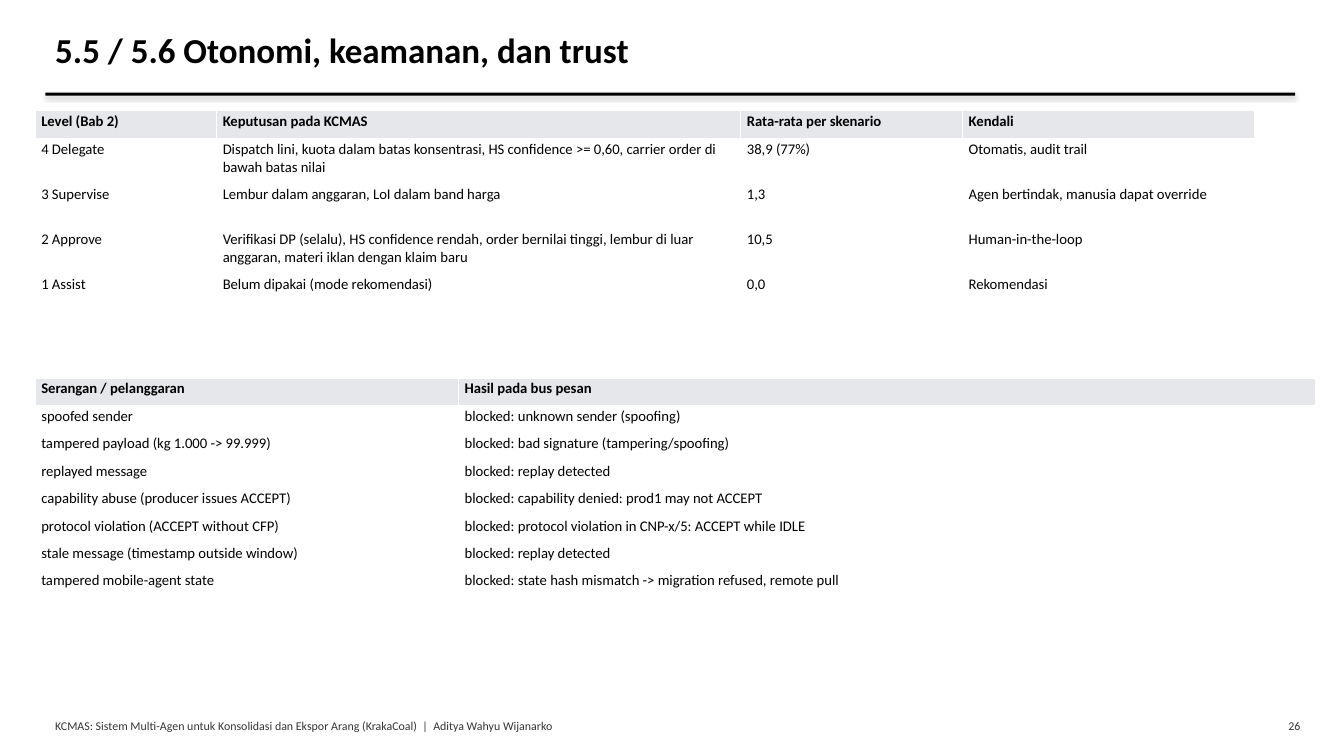
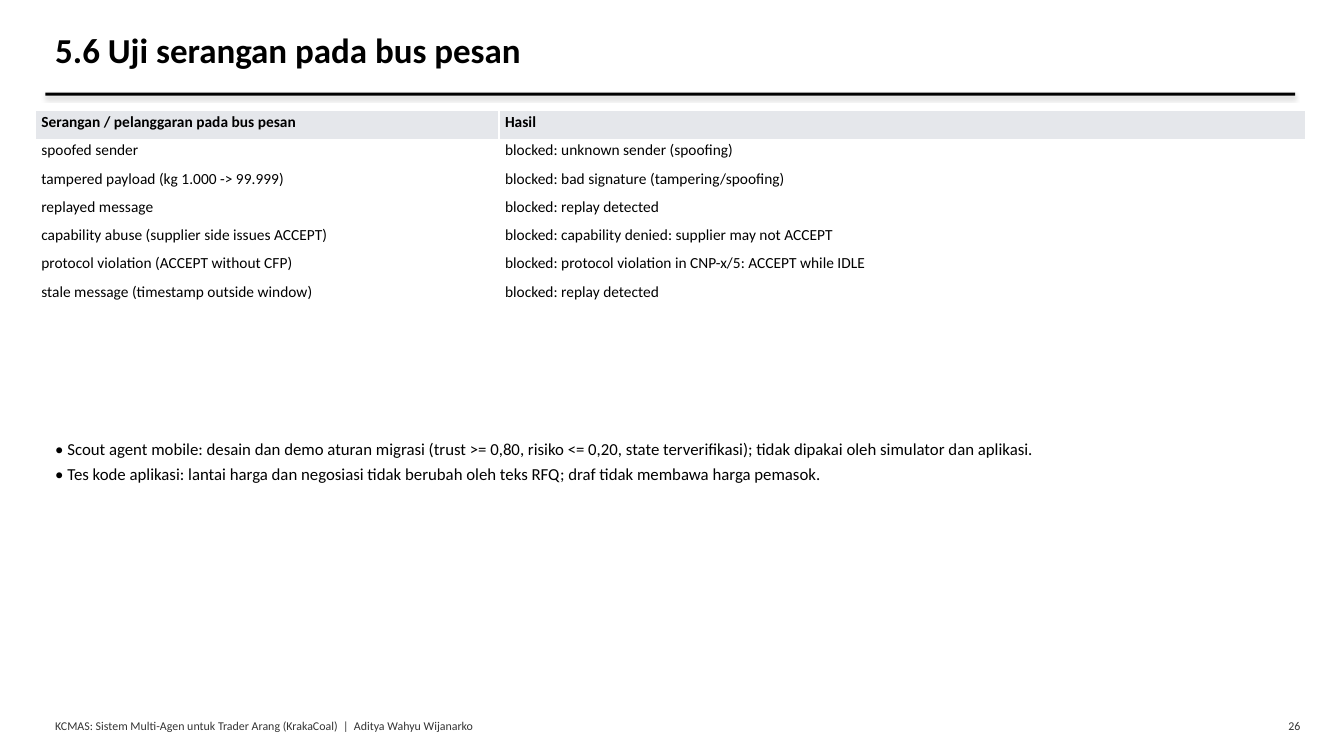
Before and after one commit to AdityaIKO/Agentic-Enterprise, a slide deck: slide 26 of docs/Presentasi_Tugas1.pptx. Drawn at 1344x756 pixels with LibreOffice and Linux fonts; fonts in the diff are those of the drawing. Boxes give left, top, right and bottom in pixels: in the first picture for what was removed or moved away, otherwise in the second. Text is boxed around its words. In the diff, an @@ line names an element or a change of style, - is before the commit and + after.

```diff
--- a/docs/Presentasi_Tugas1.pptx
+++ b/docs/Presentasi_Tugas1.pptx
@@ text at box(55, 38, 520, 69): text changed @@
-5.5 / 5.6 Otonomi, keamanan, dan trust
+5.6 Uji serangan pada bus pesan
@@ table at box(35, 111, 1306, 309) @@
-Level (Bab 2) | Keputusan pada KCMAS | Rata-rata per skenario | Kendali
-4 Delegate | Dispatch lini, kuota dalam batas konsentrasi, HS confidence >= 0,60, carrier order di bawah batas nilai | 38,9 (77%) | Otomatis, audit trail
-3 Supervise | Lembur dalam anggaran, LoI dalam band harga | 1,3 | Agen bertindak, manusia dapat override
-2 Approve | Verifikasi DP (selalu), HS confidence rendah, order bernilai tinggi, lembur di luar anggaran, materi iklan dengan klaim baru | 10,5 | Human-in-the-loop
-1 Assist | Belum dipakai (mode rekomendasi) | 0,0 | Rekomendasi
+Serangan / pelanggaran pada bus pesan | Hasil
+spoofed sender | blocked: unknown sender (spoofing)
+tampered payload (kg 1.000 -> 99.999) | blocked: bad signature (tampering/spoofing)
+replayed message | blocked: replay detected
+capability abuse (supplier side issues ACCEPT) | blocked: capability denied: supplier may not ACCEPT
+protocol violation (ACCEPT without CFP) | blocked: protocol violation in CNP-x/5: ACCEPT while IDLE
+stale message (timestamp outside window) | blocked: replay detected
@@ table: place and size @@
-table at box(35, 111, 1255, 301)
+table at box(35, 111, 1306, 309)
@@ table removed at box(35, 378, 1316, 598), 8 rows, 2 columns @@
-Serangan / pelanggaran | Hasil pada bus pesan
-spoofed sender | blocked: unknown sender (spoofing)
-tampered payload (kg 1.000 -> 99.999) | blocked: bad signature (tampering/spoofing)
-replayed message | blocked: replay detected
-capability abuse (producer issues ACCEPT) | blocked: capability denied: prod1 may not ACCEPT
-protocol violation (ACCEPT without CFP) | blocked: protocol violation in CNP-x/5: ACCEPT while IDLE
-stale message (timestamp outside window) | blocked: replay detected
-tampered mobile-agent state | blocked: state hash mismatch -> migration refused, remote pull
@@ text added at box(67, 443, 1033, 483), 12 pt, text #000000 @@
+• Scout agent mobile: desain dan demo aturan migrasi (trust >= 0,80, risiko <= 0,20, state terverifikasi); tidak dipakai oleh simulator dan aplikasi.
+• Tes kode aplikasi: lantai harga dan negosiasi tidak berubah oleh teks RFQ; draf tidak membawa harga pemasok.
@@ text at box(55, 721, 473, 732): text changed @@
-KCMAS: Sistem Multi-Agen untuk Konsolidasi dan Ekspor Arang (KrakaCoal) | Aditya Wahyu Wijanarko
+KCMAS: Sistem Multi-Agen untuk Trader Arang (KrakaCoal) | Aditya Wahyu Wijanarko
```
Also in this commit, not shown: 27 other slides changed, 25 slides added, 22 slides removed, 53 other files.
